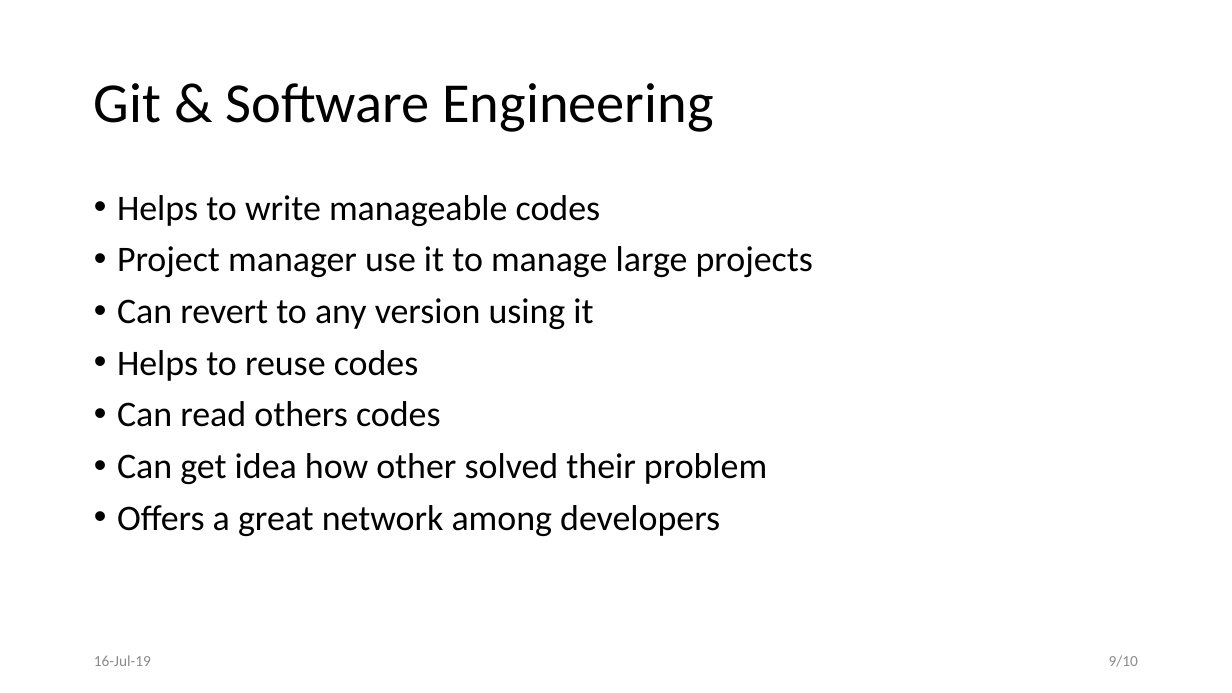
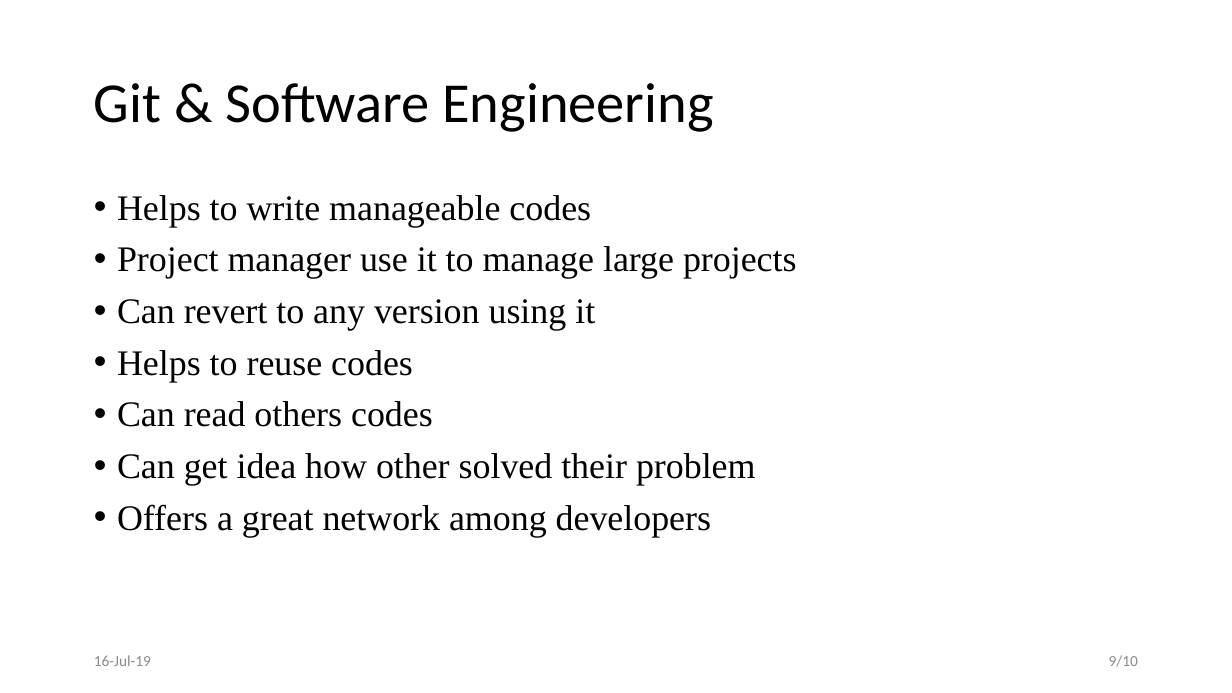
Before and after one commit to ruhul005/Version-Control-System, a slide deck: slide 9 of Version-Control-System.pptx. Drawn at 1232x693 pixels with LibreOffice and Linux fonts; fonts in the diff are those of the drawing. Boxes give left, top, right and bottom in pixels: in the first picture for what was removed or moved away, otherwise in the second. Text is boxed around its words. In the diff, an @@ line names an element or a change of style, - is before the commit and + after.

```diff
--- a/Version-Control-System.pptx
+++ b/Version-Control-System.pptx
@@ text "Helps to write manageable codes" at (117,195,797,537): font Calibri to Times New Roman @@
```
Also in this commit, not shown: 3 other slides changed.
